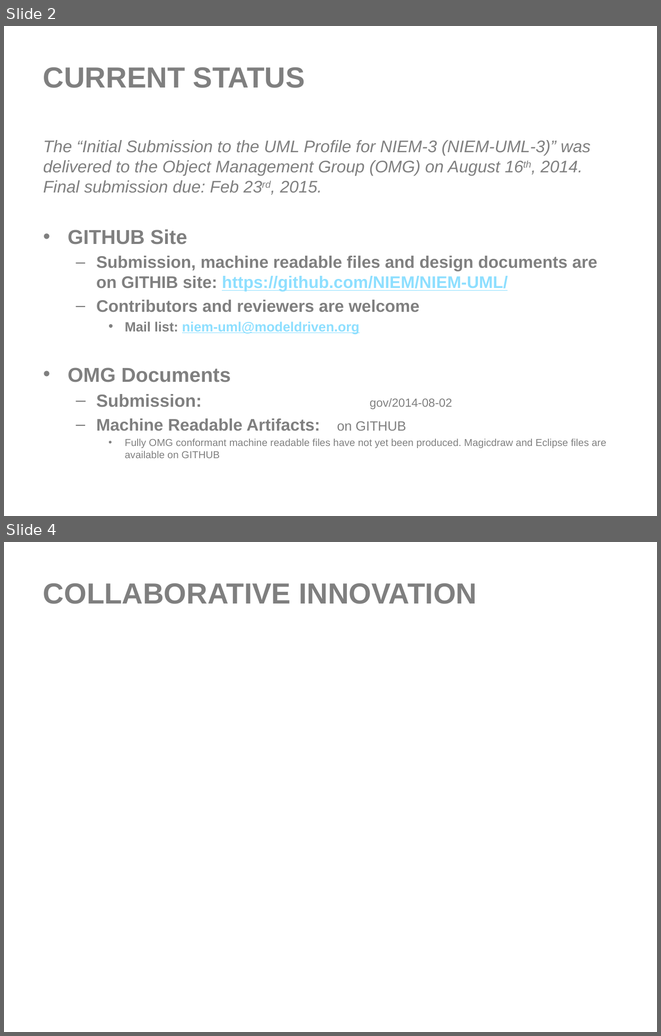
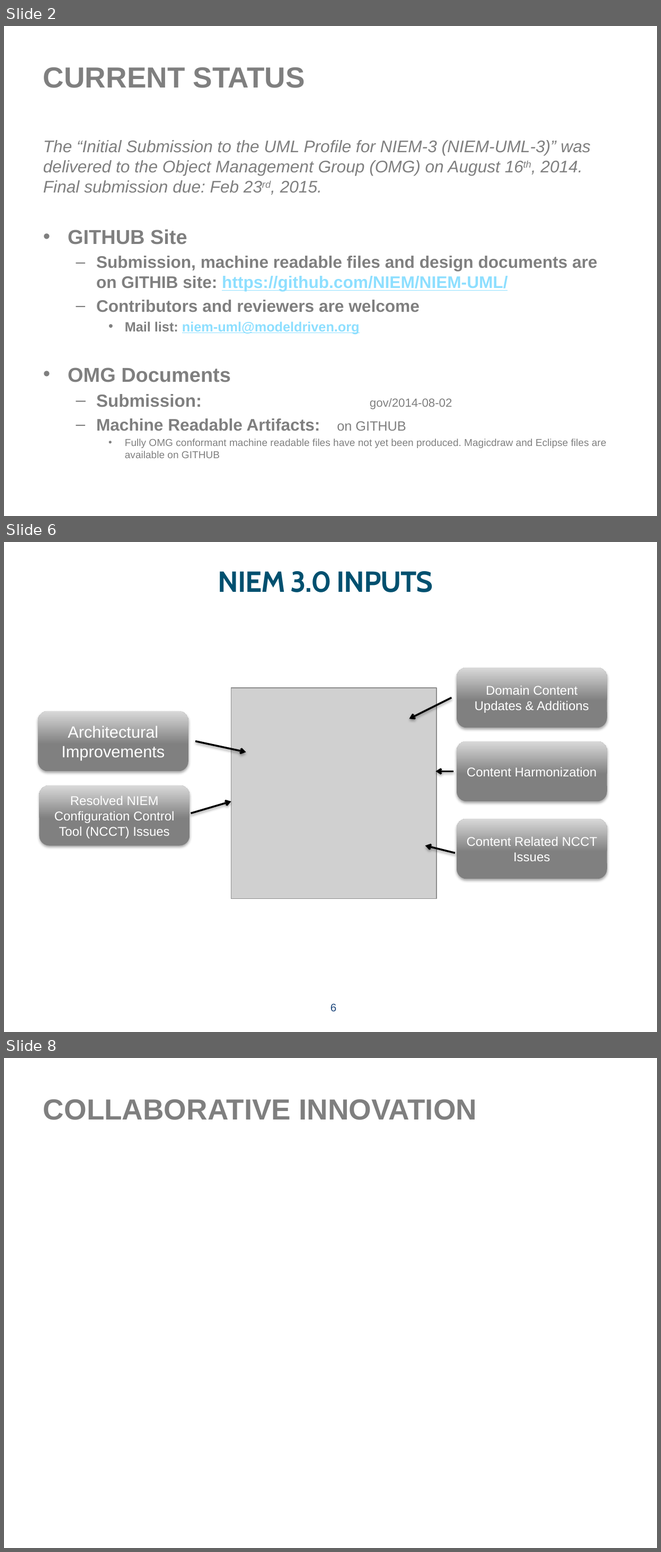
Before and after one commit to NIEM/NIEM-UML, a slide deck: Presentations/NIEM-UML-3-InitialSubmission.pptx. Shown one above the other, each under a label of ours: slides 2 and 4 before the commit, slides 2, 6 and 8 after it; the slides between them are not shown. The pictures are 661x1036 and 661x1552 pixels, drawn with LibreOffice and Linux fonts; fonts in the diff are those of the drawing; grey boxes stand for pictures; background and template pictures are left out. Boxes give left, top, right and bottom in pixels: in the first picture for what was removed or moved away, otherwise in the second. Text is boxed around its words. In the diff, an @@ line names an element or a change of style, - is before the commit and + after.

Commit message:
Presentation updated with NIEM-XML changes

```diff
--- a/Presentations/NIEM-UML-3-InitialSubmission.pptx
+++ b/Presentations/NIEM-UML-3-InitialSubmission.pptx
@@ slide 6 added at bbox=[4, 542, 657, 1032], background picture (left out) @@
@@ title added at bbox=[218, 571, 433, 592], 32 pt, text #00506F, bold @@
+NIEM 3.0 INPUTS
@@ rounded rectangle added at bbox=[457, 668, 607, 728], fill gradient #808080 to #D9D9D9, 14 pt, text #FFFFFF @@
+Domain Content Updates & Additions
@@ picture added at bbox=[231, 688, 437, 899] @@
@@ arrow added from (451, 697) to (409, 719), #000000 2 pt @@
@@ rounded rectangle added at bbox=[38, 711, 188, 771], fill gradient #808080 to #D9D9D9, 18 pt, text #FFFFFF @@
+Architectural Improvements
@@ arrow added from (195, 741) to (246, 752), #000000 2 pt @@
@@ rounded rectangle added at bbox=[457, 741, 607, 801], fill gradient #808080 to #D9D9D9, 14 pt, text #FFFFFF @@
+Content Harmonization
@@ arrow added from (453, 771) to (435, 771), #000000 2 pt @@
@@ rounded rectangle added at bbox=[40, 786, 190, 846], fill gradient #808080 to #D9D9D9, 14 pt, text #FFFFFF @@
+Resolved NIEM Configuration Control Tool (NCCT) Issues
@@ arrow added from (191, 813) to (231, 801), #000000 2 pt @@
@@ rounded rectangle added at bbox=[457, 819, 607, 879], fill gradient #808080 to #D9D9D9, 14 pt, text #FFFFFF @@
+Content Related NCCT Issues
@@ arrow added from (455, 853) to (425, 846), #000000 2 pt @@
@@ page number added at bbox=[330, 1003, 336, 1011], 12 pt, text #1F497D @@
+6
@@ what was slide 4 is now slide 8 @@
```
Also in this commit, not shown: 9 slides changed, 15 other slides added, 1 slide removed, 2 other files.
